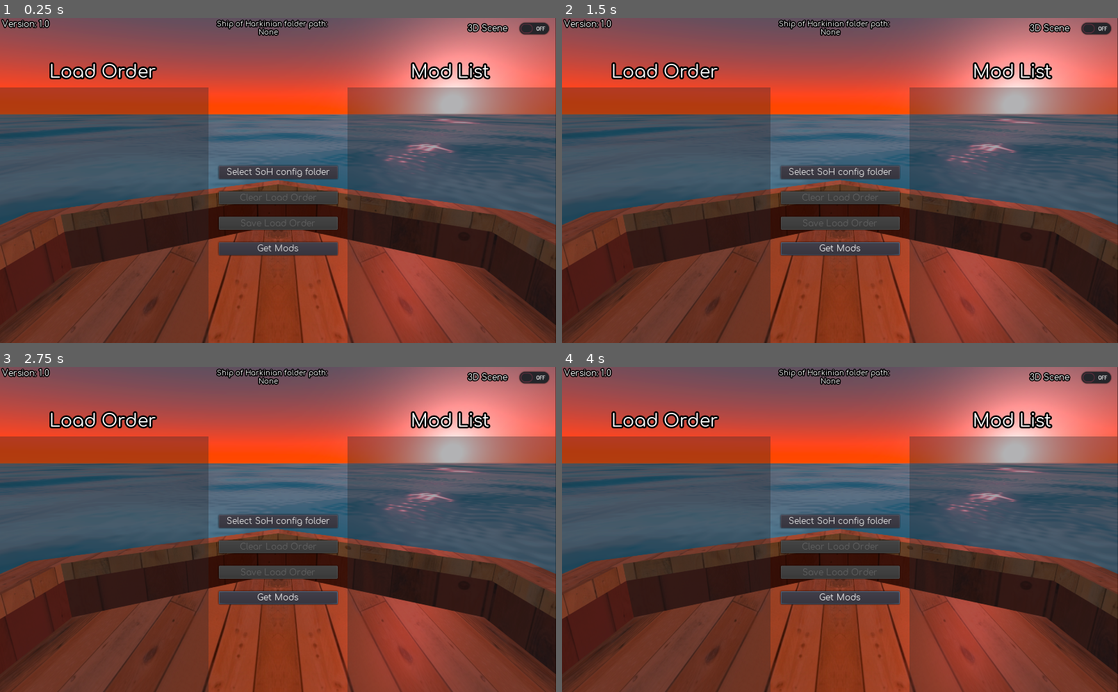
Above: before the commit, frames 1-4 (two rows, left to right).
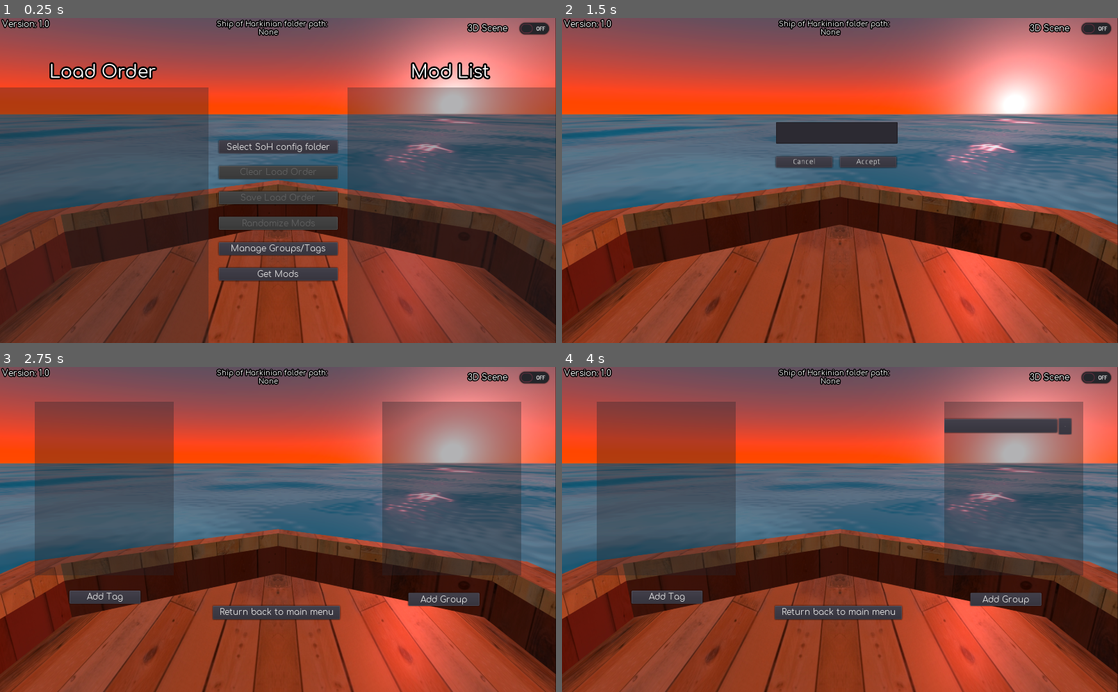
Above: after the commit, the same moments.

Repository: sitton76/Shipdeck
Game: Godot game, scene res://assets/objects/Main.tscn
Same seed, same stepped clock (60 frames per second), same inputs: the game is played once before the commit and once after it.
Inputs (mouse positions are in pixels of both pictures, inside the frame that each line leads up to):
- Up to frame 1 (0.25 s): no input
- Up to frame 2 (1.5 s): click (840, 248) at 0.5 s, where only the run after the commit has a clickable "Manage Groups/Tags"; click (667, 248) at 1.25 s, where only the run after the commit has a clickable "Add Tag"
- Up to frame 3 (2.75 s): click (244, 510) at 2 s, where only the run after the commit has a clickable "Cancel"
- Up to frame 4 (4 s): click (1006, 597) at 2.75 s, where only the run after the commit has a clickable "Add Group"; click (867, 510) at 3.5 s, where only the run after the commit has a clickable "Accept"

The runs differ from the first frame. In frame 1, 2.3% of the frame differs, in the area x 39-61%, y 37-81%; in frame 2, 52%, in the area x 0-100%, y 13-100%; in frame 3, 37%; in frame 4, 37%.

Commit message:
Added Submenu for Tags and Groups, a name entry bar, placeholder button for Randomize mods, still WIP

Diff:
--- a/assets/objects/Main.gd
+++ b/assets/objects/Main.gd
@@ -13,12 +13,26 @@
 func _ready():
 	load_app_data()
 
+func toggle_main_view(state : bool):
+	$L_window_BG.visible = state
+	$R_window_BG.visible = state
+	$Load_order.visible = state
+	$Mod_list.visible = state
+	$Left_window.visible = state
+	$Middle_window.visible = state
+	$Right_window.visible = state
+	$msg_label.visible = state
+
+func toggle_tag_view(state : bool):
+	$tag_group_view_subwindow.visible = state
+
 func populate_list(entry : String, container : Node, group_name : String):
 	#Populates a given field with entry_button nodes representing a .otr file
 	var new_instance = entry_button_file.instance()
 	new_instance.add_to_group(group_name)
 	new_instance.set_text(entry)
 	new_instance.mod_file_path = entry
+	$tag_group_view_subwindow.add_to_mods_list(entry)
 	new_instance.toggle_dir_buttons(false)
 	container.add_child(new_instance)
 	if group_name == "L-side":
@@ -178,6 +192,7 @@
 		read_json_file()
 		$soh_path.bbcode_text = "[center]     Ship of Harknian folder path:\n " + soh_folder + "[/center]"
 		if dir.open(soh_folder + "/mods") == OK:
+			$tag_group_view_subwindow.clear_mods_list()
 			dir.list_dir_begin()
 			var file_name = dir.get_next()
 			while file_name != "":
@@ -235,3 +250,7 @@
 	#Opens the Gamebanana page on the users default web browser.
 	# warning-ignore:return_value_discarded
 	OS.shell_open("https://gamebanana.com/games/16121")
+
+func _on_Manage_tags_pressed():
+	toggle_main_view(false)
+	toggle_tag_view(true)
--- a/assets/objects/Main.tscn
+++ b/assets/objects/Main.tscn
@@ -1,9 +1,11 @@
-[gd_scene load_steps=11 format=2]
+[gd_scene load_steps=14 format=2]
 
 [ext_resource path="res://assets/objects/Main.gd" type="Script" id=1]
 [ext_resource path="res://assets/fonts/Comfortaa-Regular.ttf" type="DynamicFontData" id=2]
 [ext_resource path="res://assets/objects/3D_scene_holder.tscn" type="PackedScene" id=3]
 [ext_resource path="res://assets/objects/msg_label.tscn" type="PackedScene" id=4]
+[ext_resource path="res://assets/objects/tag_group_view_subwindow.gd" type="Script" id=5]
+[ext_resource path="res://assets/objects/TextEdit.gd" type="Script" id=6]
 
 [sub_resource type="DynamicFont" id=3]
 size = 32
@@ -29,6 +31,9 @@
 size = 13
 outline_size = 2
 outline_color = Color( 0, 0, 0, 1 )
+font_data = ExtResource( 2 )
+
+[sub_resource type="DynamicFont" id=8]
 font_data = ExtResource( 2 )
 
 [node name="Main" type="Node"]
@@ -41,6 +46,9 @@
 margin_top = 128.0
 margin_right = 384.0
 margin_bottom = 600.0
+__meta__ = {
+"_edit_lock_": true
+}
 
 [node name="R_window_BG" type="Panel" parent="."]
 modulate = Color( 1, 1, 1, 0.352941 )
@@ -49,6 +57,9 @@
 margin_right = 1023.0
 margin_bottom = 599.706
 rect_min_size = Vector2( 383, 471.706 )
+__meta__ = {
+"_edit_lock_": true
+}
 
 [node name="Load_order" type="RichTextLabel" parent="."]
 margin_left = 56.0
@@ -60,6 +71,9 @@
 bbcode_text = "[center]Load Order[/center]"
 text = "Load Order"
 scroll_active = false
+__meta__ = {
+"_edit_lock_": true
+}
 
 [node name="Mod_list" type="RichTextLabel" parent="."]
 margin_left = 696.0
@@ -71,6 +85,9 @@
 bbcode_text = "[center]Mod List[/center]"
 text = "Mod List"
 scroll_active = false
+__meta__ = {
+"_edit_lock_": true
+}
 
 [node name="Left_window" type="ScrollContainer" parent="."]
 anchor_bottom = 1.0
@@ -110,50 +127,77 @@
 alignment = 1
 
 [node name="soh_folder" type="Button" parent="Middle_window/VBoxContainer"]
-margin_top = 77.0
-margin_right = 219.0
-margin_bottom = 102.0
+margin_top = 28.0
+margin_right = 219.0
+margin_bottom = 53.0
 custom_fonts/font = SubResource( 5 )
 text = "Select SoH config folder"
 
 [node name="Spacer" type="Control" parent="Middle_window/VBoxContainer"]
-margin_top = 106.0
-margin_right = 219.0
-margin_bottom = 122.0
+margin_top = 57.0
+margin_right = 219.0
+margin_bottom = 73.0
 rect_min_size = Vector2( 0, 16 )
 
 [node name="clear_load_list" type="Button" parent="Middle_window/VBoxContainer"]
-margin_top = 126.0
-margin_right = 219.0
-margin_bottom = 151.0
+margin_top = 77.0
+margin_right = 219.0
+margin_bottom = 102.0
 custom_fonts/font = SubResource( 2 )
 disabled = true
 text = "Clear Load Order"
 
 [node name="Spacer2" type="Control" parent="Middle_window/VBoxContainer"]
-margin_top = 155.0
-margin_right = 219.0
-margin_bottom = 171.0
+margin_top = 106.0
+margin_right = 219.0
+margin_bottom = 122.0
 rect_min_size = Vector2( 0, 16 )
 
 [node name="save_list" type="Button" parent="Middle_window/VBoxContainer"]
-margin_top = 175.0
-margin_right = 219.0
-margin_bottom = 200.0
+margin_top = 126.0
+margin_right = 219.0
+margin_bottom = 151.0
 custom_fonts/font = SubResource( 2 )
 disabled = true
 text = "Save Load Order"
 
 [node name="Spacer3" type="Control" parent="Middle_window/VBoxContainer"]
+margin_top = 155.0
+margin_right = 219.0
+margin_bottom = 171.0
+rect_min_size = Vector2( 0, 16 )
+
+[node name="Randomize_mods" type="Button" parent="Middle_window/VBoxContainer"]
+margin_top = 175.0
+margin_right = 219.0
+margin_bottom = 200.0
+custom_fonts/font = SubResource( 7 )
+disabled = true
+text = "Randomize Mods"
+
+[node name="Spacer4" type="Control" parent="Middle_window/VBoxContainer"]
 margin_top = 204.0
 margin_right = 219.0
 margin_bottom = 220.0
 rect_min_size = Vector2( 0, 16 )
 
+[node name="Manage_tags" type="Button" parent="Middle_window/VBoxContainer"]
+margin_top = 224.0
+margin_right = 219.0
+margin_bottom = 249.0
+custom_fonts/font = SubResource( 7 )
+text = "Manage Groups/Tags"
+
+[node name="Spacer5" type="Control" parent="Middle_window/VBoxContainer"]
+margin_top = 253.0
+margin_right = 219.0
+margin_bottom = 269.0
+rect_min_size = Vector2( 0, 16 )
+
 [node name="Get Mods" type="Button" parent="Middle_window/VBoxContainer"]
-margin_top = 224.0
-margin_right = 219.0
-margin_bottom = 249.0
+margin_top = 273.0
+margin_right = 219.0
+margin_bottom = 298.0
 custom_fonts/font = SubResource( 7 )
 text = "Get Mods"
 
@@ -164,6 +208,9 @@
 anchor_bottom = 1.0
 margin_top = 0.199989
 rect_min_size = Vector2( 384, 472 )
+__meta__ = {
+"_edit_lock_": true
+}
 
 [node name="Container" type="ColorRect" parent="Right_window"]
 margin_right = 384.0
@@ -182,6 +229,9 @@
 margin_bottom = 22.0
 custom_fonts/font = SubResource( 4 )
 text = "Version: 1.0"
+__meta__ = {
+"_edit_lock_": true
+}
 
 [node name="soh_path" type="RichTextLabel" parent="."]
 margin_left = 128.0
@@ -194,12 +244,147 @@
  None[/center]"
 text = "     Ship of Harkinian folder path:
  None"
+__meta__ = {
+"_edit_lock_": true
+}
 
 [node name="msg_label" parent="." instance=ExtResource( 4 )]
 margin_top = 128.0
 margin_bottom = 184.0
+__meta__ = {
+"_edit_lock_": true
+}
+
+[node name="tag_group_view_subwindow" type="Node2D" parent="."]
+visible = false
+script = ExtResource( 5 )
+
+[node name="L_window_BG" type="Panel" parent="tag_group_view_subwindow"]
+modulate = Color( 1, 1, 1, 0.352941 )
+margin_left = 64.0
+margin_top = 64.0
+margin_right = 320.0
+margin_bottom = 384.0
+
+[node name="R_window_BG" type="Panel" parent="tag_group_view_subwindow"]
+modulate = Color( 1, 1, 1, 0.352941 )
+margin_left = 704.0
+margin_top = 64.0
+margin_right = 960.0
+margin_bottom = 384.0
+
+[node name="R_list" type="ScrollContainer" parent="tag_group_view_subwindow"]
+margin_left = 704.0
+margin_top = 64.0
+margin_right = 960.0
+margin_bottom = 384.0
+rect_min_size = Vector2( 256, 320 )
+
+[node name="Container" type="ColorRect" parent="tag_group_view_subwindow/R_list"]
+margin_right = 256.0
+margin_bottom = 320.0
+rect_min_size = Vector2( 256, 320 )
+color = Color( 1, 1, 1, 0 )
+
+[node name="L_list" type="ScrollContainer" parent="tag_group_view_subwindow"]
+margin_left = 64.0
+margin_top = 64.0
+margin_right = 320.0
+margin_bottom = 384.0
+rect_min_size = Vector2( 256, 320 )
+
+[node name="Container" type="ColorRect" parent="tag_group_view_subwindow/L_list"]
+margin_right = 256.0
+margin_bottom = 320.0
+rect_min_size = Vector2( 256, 320 )
+color = Color( 1, 1, 1, 0 )
+
+[node name="tag_options_container" type="VBoxContainer" parent="tag_group_view_subwindow"]
+anchor_left = 0.125
+anchor_top = 0.136
+anchor_right = 0.875
+anchor_bottom = 0.831
+margin_left = 128.0
+margin_top = 388.0
+margin_right = 259.0
+margin_bottom = 462.0
+alignment = 1
+
+[node name="add_tag" type="Button" parent="tag_group_view_subwindow/tag_options_container"]
+margin_top = 24.0
+margin_right = 131.0
+margin_bottom = 49.0
+custom_fonts/font = SubResource( 2 )
+text = "Add Tag"
+
+[node name="group_options_container" type="VBoxContainer" parent="tag_group_view_subwindow"]
+anchor_left = 0.125
+anchor_top = 0.136
+anchor_right = 0.875
+anchor_bottom = 0.831
+margin_left = 752.0
+margin_top = 392.0
+margin_right = 883.0
+margin_bottom = 466.0
+alignment = 1
+
+[node name="add_group" type="Button" parent="tag_group_view_subwindow/group_options_container"]
+margin_top = 24.0
+margin_right = 131.0
+margin_bottom = 49.0
+custom_fonts/font = SubResource( 2 )
+text = "Add Group"
+
+[node name="return_to_main_menu" type="Button" parent="tag_group_view_subwindow"]
+margin_left = 392.0
+margin_top = 441.0
+margin_right = 626.0
+margin_bottom = 466.0
+custom_fonts/font = SubResource( 2 )
+text = "Return back to main menu"
+
+[node name="name_entry" type="Node2D" parent="tag_group_view_subwindow"]
+visible = false
+
+[node name="TextEdit" type="LineEdit" parent="tag_group_view_subwindow/name_entry"]
+margin_left = 394.0
+margin_top = 192.0
+margin_right = 618.0
+margin_bottom = 232.0
+custom_fonts/font = SubResource( 8 )
+align = 1
+context_menu_enabled = false
+shortcut_keys_enabled = false
+middle_mouse_paste_enabled = false
+selecting_enabled = false
+script = ExtResource( 6 )
+
+[node name="Accept" type="Button" parent="tag_group_view_subwindow/name_entry"]
+margin_left = 512.0
+margin_top = 256.0
+margin_right = 616.0
+margin_bottom = 276.0
+text = "Accept"
+
+[node name="Cancel" type="Button" parent="tag_group_view_subwindow/name_entry"]
+margin_left = 394.0
+margin_top = 256.0
+margin_right = 498.0
+margin_bottom = 276.0
+text = "Cancel"
+
+[node name="delay_timer" type="Timer" parent="tag_group_view_subwindow"]
+wait_time = 0.5
 
 [connection signal="pressed" from="Middle_window/VBoxContainer/soh_folder" to="." method="_on_soh_folder_pressed"]
 [connection signal="pressed" from="Middle_window/VBoxContainer/clear_load_list" to="." method="_on_clear_load_list_pressed"]
 [connection signal="pressed" from="Middle_window/VBoxContainer/save_list" to="." method="_on_save_list_pressed"]
+[connection signal="pressed" from="Middle_window/VBoxContainer/Manage_tags" to="." method="_on_Manage_tags_pressed"]
 [connection signal="pressed" from="Middle_window/VBoxContainer/Get Mods" to="." method="_on_Get_Mods_pressed"]
+[connection signal="pressed" from="tag_group_view_subwindow/tag_options_container/add_tag" to="tag_group_view_subwindow" method="_on_add_tag_pressed"]
+[connection signal="pressed" from="tag_group_view_subwindow/group_options_container/add_group" to="tag_group_view_subwindow" method="_on_add_group_pressed"]
+[connection signal="pressed" from="tag_group_view_subwindow/return_to_main_menu" to="tag_group_view_subwindow" method="_on_return_to_main_menu_pressed"]
+[connection signal="text_changed" from="tag_group_view_subwindow/name_entry/TextEdit" to="tag_group_view_subwindow/name_entry/TextEdit" method="_on_TextEdit_text_changed"]
+[connection signal="pressed" from="tag_group_view_subwindow/name_entry/Accept" to="tag_group_view_subwindow/name_entry/TextEdit" method="_on_Accept_pressed"]
+[connection signal="pressed" from="tag_group_view_subwindow/name_entry/Cancel" to="tag_group_view_subwindow/name_entry/TextEdit" method="_on_Cancel_pressed"]
+[connection signal="timeout" from="tag_group_view_subwindow/delay_timer" to="tag_group_view_subwindow" method="_on_delay_timer_timeout"]
--- /dev/null
+++ b/assets/objects/TextEdit.gd
@@ -0,0 +1,33 @@
+extends LineEdit
+
+var active = false
+var caller = null
+var current_mode
+
+func make_active(mode):
+	text = ""
+	active = true
+	current_mode = mode
+	get_parent().show()
+
+func make_inactive():
+	active = false
+	current_mode = null
+	get_parent().hide()
+
+func _on_TextEdit_text_changed(_new_text):
+	if get_text().length() > 12:
+		editable = false
+
+func _input(_event):
+	if active == true:
+		if Input.is_action_just_pressed("backspace"):
+			editable = true
+
+func _on_Accept_pressed():
+	get_parent().get_parent().add_entry(text, current_mode)
+	make_inactive()
+
+func _on_Cancel_pressed():
+	get_parent().get_parent().toggle_items_view(true)
+	make_inactive()
--- /dev/null
+++ b/assets/objects/group_button.gd
@@ -0,0 +1,9 @@
+extends Label
+
+func set_text(sent_text : String) -> void:
+	$move_side_button.text = sent_text
+
+func _on_remove_button_pressed():
+	self.hide()
+	get_parent().get_parent().get_parent().start_delay($move_side_button.text, 1)
+	queue_free()
--- /dev/null
+++ b/assets/objects/group_button.tscn
@@ -0,0 +1,32 @@
+[gd_scene load_steps=4 format=2]
+
+[ext_resource path="res://assets/fonts/Comfortaa-Regular.ttf" type="DynamicFontData" id=1]
+[ext_resource path="res://assets/objects/group_button.gd" type="Script" id=2]
+
+[sub_resource type="DynamicFont" id=1]
+font_data = ExtResource( 1 )
+
+[node name="group_button" type="Label"]
+anchor_right = 0.359
+anchor_bottom = 0.042
+margin_right = 0.384003
+margin_bottom = 29.8
+size_flags_vertical = 1
+script = ExtResource( 2 )
+
+[node name="move_side_button" type="Button" parent="."]
+anchor_bottom = 0.042
+margin_right = 208.0
+margin_bottom = 23.69
+custom_fonts/font = SubResource( 1 )
+clip_text = true
+
+[node name="remove_button" type="Button" parent="."]
+margin_left = 211.0
+margin_top = -1.0
+margin_right = 234.0
+margin_bottom = 42.0
+rect_scale = Vector2( 1, 0.680001 )
+text = "-"
+
+[connection signal="pressed" from="remove_button" to="." method="_on_remove_button_pressed"]
--- /dev/null
+++ b/assets/objects/tag_button.gd
@@ -0,0 +1,9 @@
+extends Label
+
+func set_text(sent_text : String) -> void:
+	$move_side_button.text = sent_text
+
+func _on_remove_button_pressed():
+	self.hide()
+	get_parent().get_parent().get_parent().start_delay($move_side_button.text, 0)
+	queue_free()
--- /dev/null
+++ b/assets/objects/tag_button.tscn
@@ -0,0 +1,32 @@
+[gd_scene load_steps=4 format=2]
+
+[ext_resource path="res://assets/fonts/Comfortaa-Regular.ttf" type="DynamicFontData" id=1]
+[ext_resource path="res://assets/objects/tag_button.gd" type="Script" id=2]
+
+[sub_resource type="DynamicFont" id=1]
+font_data = ExtResource( 1 )
+
+[node name="tag_button" type="Label"]
+anchor_right = 0.359
+anchor_bottom = 0.042
+margin_right = 0.384003
+margin_bottom = 29.8
+size_flags_vertical = 1
+script = ExtResource( 2 )
+
+[node name="move_side_button" type="Button" parent="."]
+anchor_bottom = 0.042
+margin_right = 208.0
+margin_bottom = 23.69
+custom_fonts/font = SubResource( 1 )
+clip_text = true
+
+[node name="remove_button" type="Button" parent="."]
+margin_left = 211.0
+margin_top = -1.0
+margin_right = 234.0
+margin_bottom = 42.0
+rect_scale = Vector2( 1, 0.680001 )
+text = "-"
+
+[connection signal="pressed" from="remove_button" to="." method="_on_remove_button_pressed"]
--- /dev/null
+++ b/assets/objects/tag_group_view_subwindow.gd
@@ -0,0 +1,125 @@
+extends Node2D
+
+enum modes{TAG, GROUP}
+const offset_value = 32
+var current_mods_list = []
+var group_tag_list = {
+		"tags" : {
+	},
+		"groups" : {
+	},
+}
+onready var containers = [$L_list/Container, $R_list/Container]
+onready var tag_button_file = load("res://assets/objects/tag_button.tscn")
+onready var group_button_file = load("res://assets/objects/group_button.tscn")
+
+func _ready():
+	read_json_data()
+
+func clear_mods_list():
+	current_mods_list = []
+
+func clear_group_list():
+	group_tag_list.clear()
+	group_tag_list = {
+		"tags" : {
+	},
+		"groups" : {
+	},
+}
+
+func add_to_mods_list(entry : String):
+	current_mods_list.append(entry)
+
+func populate_list(mode, container : Node, entry : String):
+	var new_instance
+	match mode:
+		modes.TAG:
+			new_instance = tag_button_file.instance()
+			new_instance.add_to_group("L-side-sub")
+		modes.GROUP:
+			new_instance = group_button_file.instance()
+			new_instance.add_to_group("R-side-sub")
+	new_instance.set_text(entry)
+	container.add_child(new_instance)
+	handle_offset()
+
+func handle_offset() -> void:
+	#Handles spacing between items in lists.
+	var side_groups = ["R-side-sub", "L-side-sub"]
+	for group in side_groups:
+		var iter_count = 1
+		for nodes in get_tree().get_nodes_in_group(group):
+			nodes.rect_position.y = offset_value * iter_count
+			iter_count += 1
+			nodes.get_parent().rect_min_size.y = offset_value * iter_count
+
+func save_json_data() -> void:
+	#Saves group_tag_data.json.
+	var save_game = File.new()
+	save_game.open("user://group_tag_data.json", save_game.WRITE)
+	save_game.store_line(to_json(group_tag_list))
+	save_game.close()
+
+func read_json_data() -> void:
+	#parses existing group_tag_data.json file if it exists.
+	var dir =  Directory.new()
+	if dir.file_exists("user://group_tag_data.json") == true:
+		clear_group_list()
+		var file = File.new()
+		file.open("user://group_tag_data.json", File.READ)
+		group_tag_list = JSON.parse(file.get_as_text()).result
+		for entry in group_tag_list["tags"].keys():
+			add_entry(entry, modes.TAG)
+		for entry in group_tag_list["groups"].keys():
+			add_entry(entry, modes.GROUP)
+		file.close()
+
+func start_delay(text, type):
+	$delay_timer.start()
+	match type:
+		modes.TAG:
+			group_tag_list["tags"].erase(str(text))
+		modes.GROUP:
+			group_tag_list["groups"].erase(str(text))
+	save_json_data()
+	print(group_tag_list)
+
+func toggle_items_view(state : bool):
+	$L_window_BG.visible = state
+	$R_window_BG.visible = state
+	$R_list.visible = state
+	$L_list.visible = state
+	$tag_options_container.visible = state
+	$group_options_container.visible = state
+	$return_to_main_menu.visible = state
+
+func toggle_name_entry(sel_mode):
+	toggle_items_view(false)
+	$name_entry/TextEdit.make_active(sel_mode)
+
+func add_entry(entry, sel_mode):
+	match sel_mode:
+		modes.TAG:
+			group_tag_list["tags"].merge({str(entry) : {}}, false)
+			populate_list(sel_mode, containers[0], entry)
+		modes.GROUP:
+			group_tag_list["groups"].merge({str(entry) : {}}, false)
+			populate_list(sel_mode, containers[1], entry)
+	print(group_tag_list)
+	save_json_data()
+	toggle_items_view(true)
+
+func _on_return_to_main_menu_pressed():
+	get_parent().toggle_tag_view(false)
+	get_parent().toggle_main_view(true)
+
+func _on_add_tag_pressed():
+	toggle_name_entry(modes.TAG)
+
+func _on_add_group_pressed():
+	$delay_timer.stop()
+	toggle_name_entry(modes.GROUP)
+
+func _on_delay_timer_timeout():
+	handle_offset()
--- a/project.godot
+++ b/project.godot
@@ -80,6 +80,11 @@
 "deadzone": 0.5,
 "events": [  ]
 }
+backspace={
+"deadzone": 0.5,
+"events": [ Object(InputEventKey,"resource_local_to_scene":false,"resource_name":"","device":0,"alt":false,"shift":false,"control":false,"meta":false,"command":false,"pressed":false,"scancode":16777220,"physical_scancode":0,"unicode":0,"echo":false,"script":null)
+ ]
+}
 
 [physics]
 
